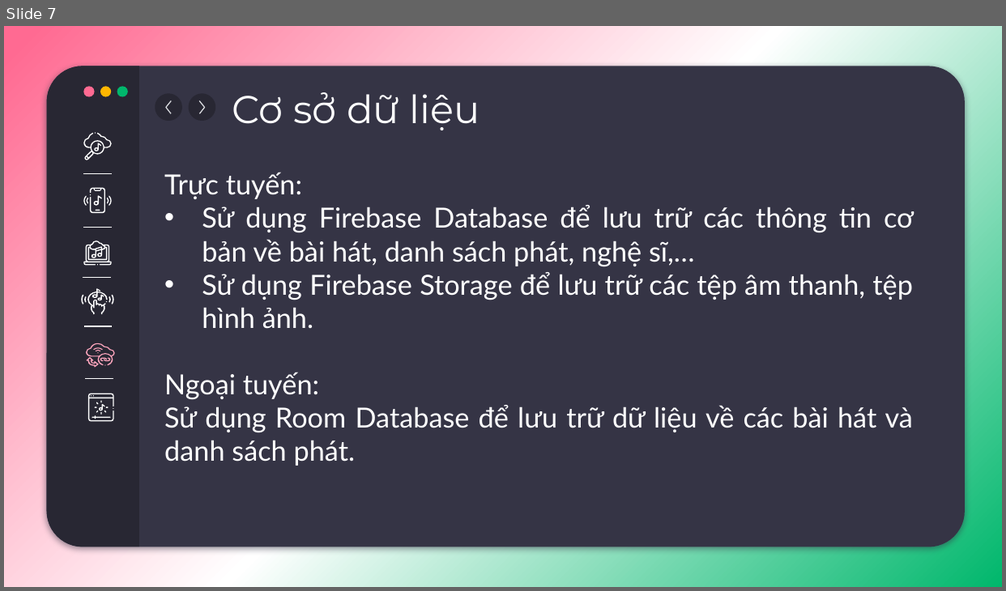
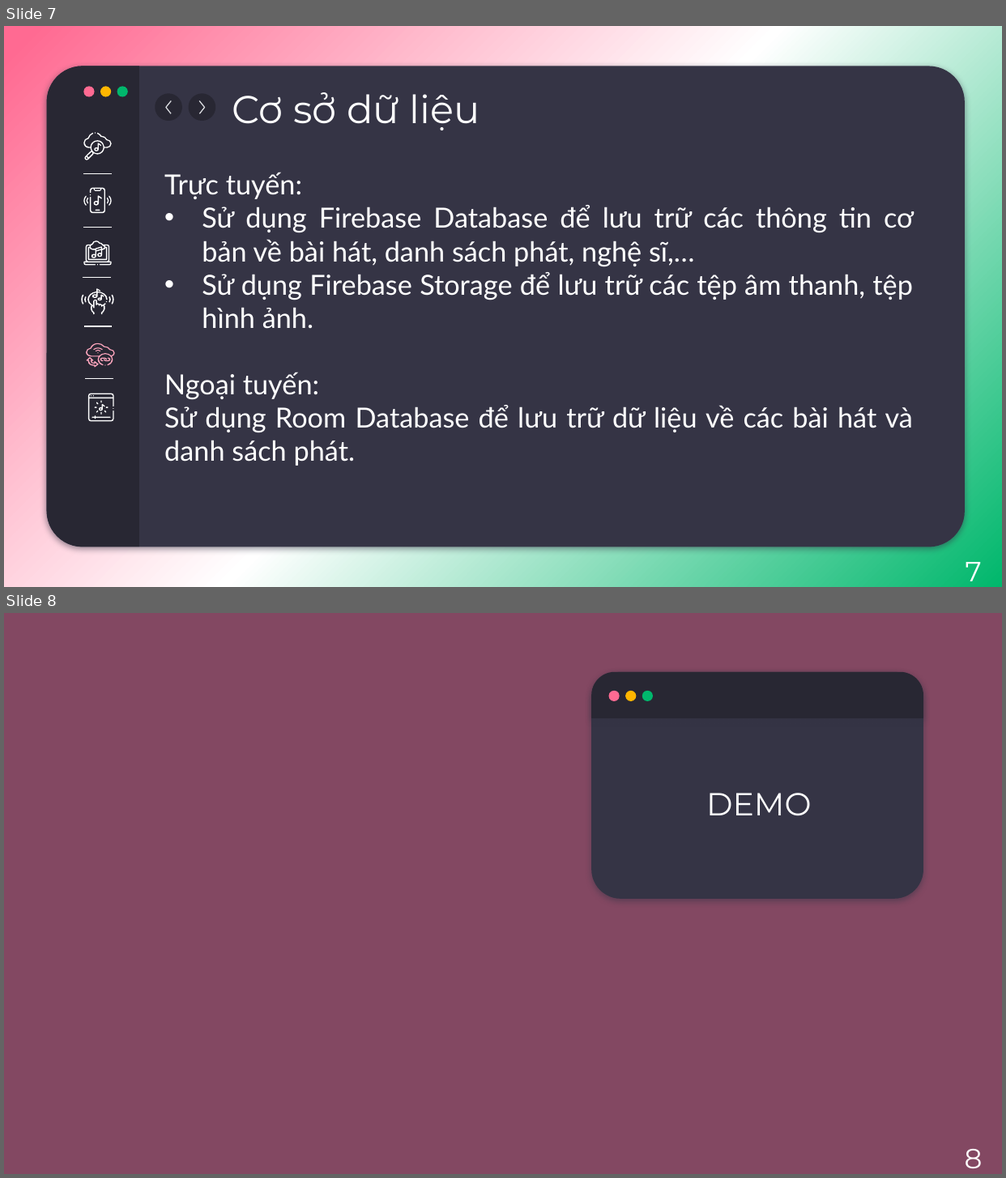
Before and after one commit to namcao502/MUSIC, a slide deck: Document/presentation.pptx. Shown one above the other, each under a label of ours: slide 7 before the commit, slides 7 and 8 after it. The pictures are 1006x591 and 1006x1178 pixels, drawn with LibreOffice and Linux fonts; fonts in the diff are those of the drawing; background and template pictures are left out. Boxes give left, top, right and bottom in pixels: in the first picture for what was removed or moved away, otherwise in the second. Text is boxed around its words. In the diff, an @@ line names an element or a change of style, - is before the commit and + after.

```diff
--- a/Document/presentation.pptx
+++ b/Document/presentation.pptx
@@ slide 8 added at (4,613,1002,1174), background picture (left out) @@
@@ rectangle added at (4,613,1002,1174), fill #FF6A92 at 39% opacity @@
@@ rounded rectangle added at (592,672,924,898), fill #353445 @@
@@ round same rect added at (592,672,924,719), fill #282733 @@
@@ ellipse added at (609,691,620,702), fill #FF6A92 @@
@@ ellipse added at (626,691,637,702), fill #FFB600 @@
@@ ellipse added at (641,691,653,702), fill #00B76C @@
@@ text added at (706,793,811,816), 23 pt, text #FFFFFF @@
+DEMO
@@ text added at (965,1149,982,1169), 20 pt, text #FFFFFF @@
+8
@@ slide 7 changed as well @@
@@ text added at (965,562,982,582), 20 pt, text #FFFFFF @@
+7
```
Also in this commit, not shown: 11 other slides changed, 1 slide removed, 1 other file.
